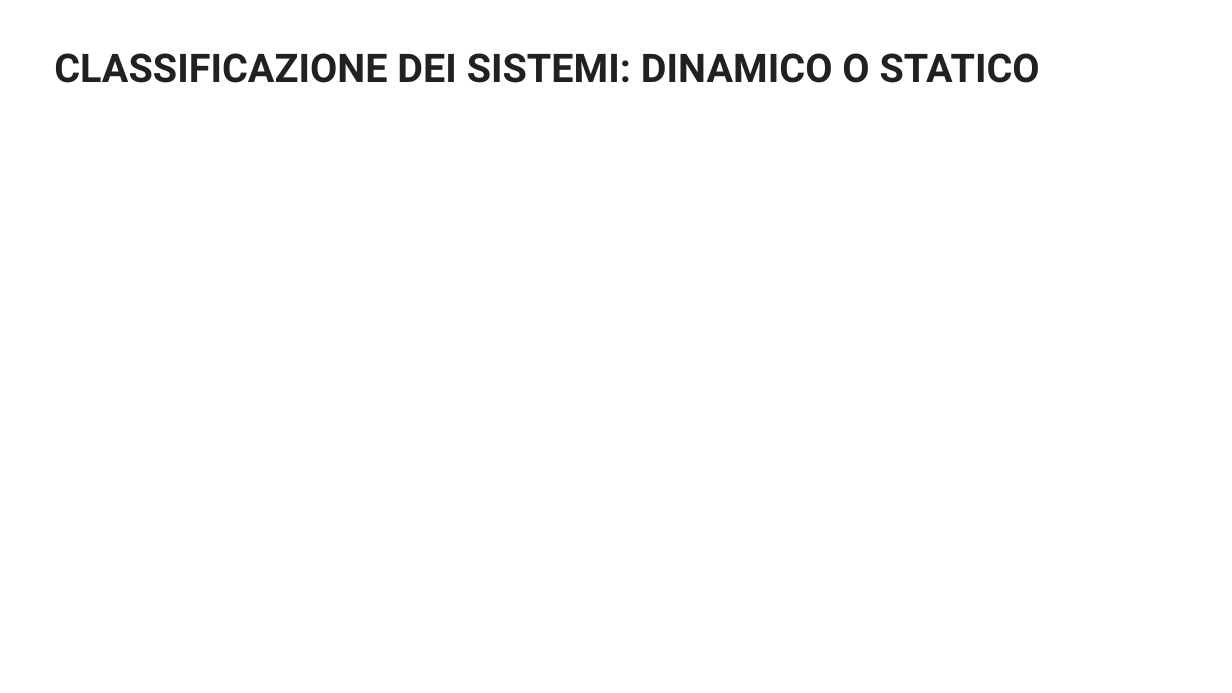
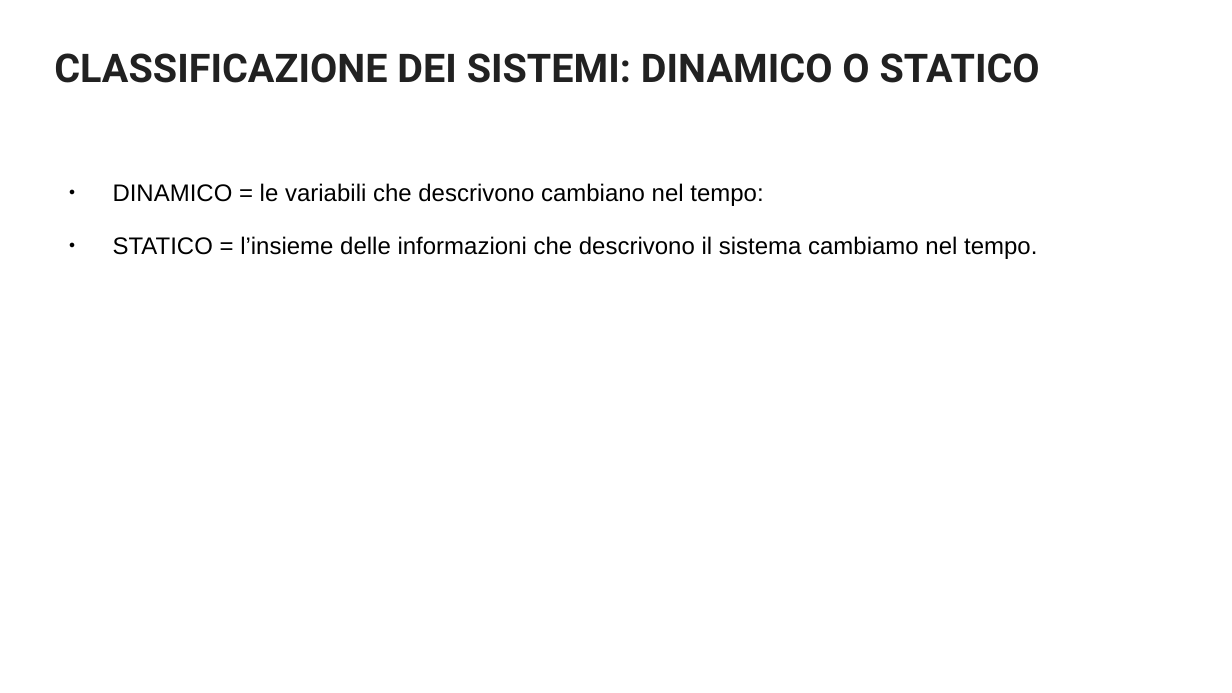
Before and after one commit to paolo-05/scuola, a slide deck: slide 10 of Sistemi/Modulo 1/I SISTEMI - Introduzione.odp. Drawn at 1232x693 pixels with LibreOffice and Linux fonts; fonts in the diff are those of the drawing. Boxes give left, top, right and bottom in pixels: in the first picture for what was removed or moved away, otherwise in the second. Text is boxed around its words. In the diff, an @@ line names an element or a change of style, - is before the commit and + after.

```diff
--- a/Sistemi/Modulo 1/I SISTEMI - Introduzione.odp
+++ b/Sistemi/Modulo 1/I SISTEMI - Introduzione.odp
@@ text added at bbox=[113, 183, 1037, 259], 14 pt, text #000000 @@
+● DINAMICO = le variabili che descrivono cambiano nel tempo:
+● STATICO = l’insieme delle informazioni che descrivono il sistema cambiamo nel tempo.
```
Also in this commit, not shown: 4 other slides changed, 2 other files.
